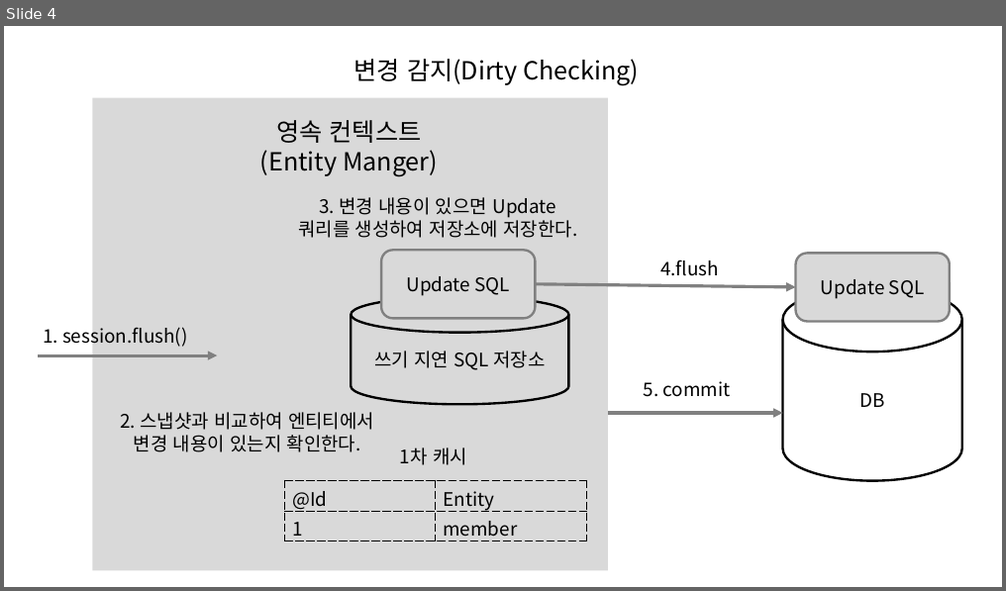
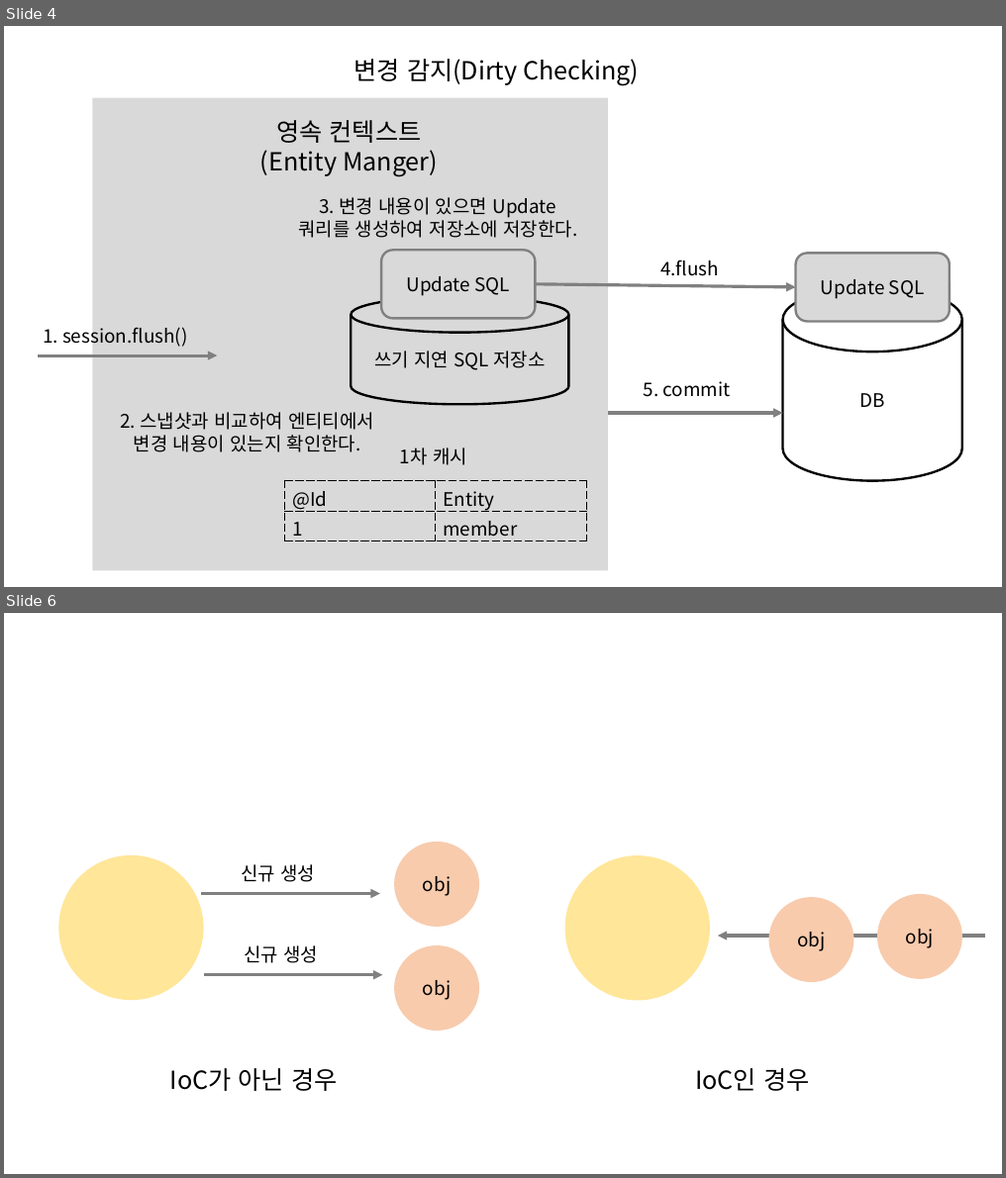
Before and after one commit to llmooon/llmooon.github.io, a slide deck: assets/spring/spring.pptx. Shown one above the other, each under a label of ours: slide 4 before the commit, slides 4 and 6 after it; the slides between them are not shown. The pictures are 1006x591 and 1006x1178 pixels, drawn with LibreOffice and Linux fonts; fonts in the diff are those of the drawing. Boxes give left, top, right and bottom in pixels: in the first picture for what was removed or moved away, otherwise in the second. Text is boxed around its words. In the diff, an @@ line names an element or a change of style, - is before the commit and + after.

```diff
--- a/assets/spring/spring.pptx
+++ b/assets/spring/spring.pptx
@@ slide 6 added at [4,613,1002,1174], background #FFFFFF @@
@@ ellipse added at [394,842,479,928], fill #F8CBAD, 18 pt, text #000000 @@
+obj
@@ ellipse added at [58,856,204,1001], fill #FFE699 @@
@@ text added at [241,864,316,882], 18 pt, text #000000 @@
+신규 생성
@@ ellipse added at [564,856,710,1001], fill #FFE699 @@
@@ arrow added from (201, 894) to (380, 894), #808080 3 pt @@
@@ ellipse added at [769,897,854,983], fill #F8CBAD, 18 pt, text #000000 @@
+obj
@@ ellipse added at [877,894,963,980], fill #F8CBAD, 18 pt, text #000000 @@
+obj
@@ arrow added from (985, 936) to (718, 936), #808080 3 pt @@
@@ text added at [244,946,318,963], 18 pt, text #000000 @@
+신규 생성
@@ ellipse added at [394,946,479,1031], fill #F8CBAD, 18 pt, text #000000 @@
+obj
@@ arrow added from (204, 975) to (383, 975), #808080 3 pt @@
@@ text added at [170,1068,337,1091], 24 pt, text #000000 @@
+IoC가 아닌 경우
@@ text added at [695,1068,809,1091], 24 pt, text #000000 @@
+IoC인 경우
```
Also in this commit, not shown: 2 other slides added, 8 other files.
